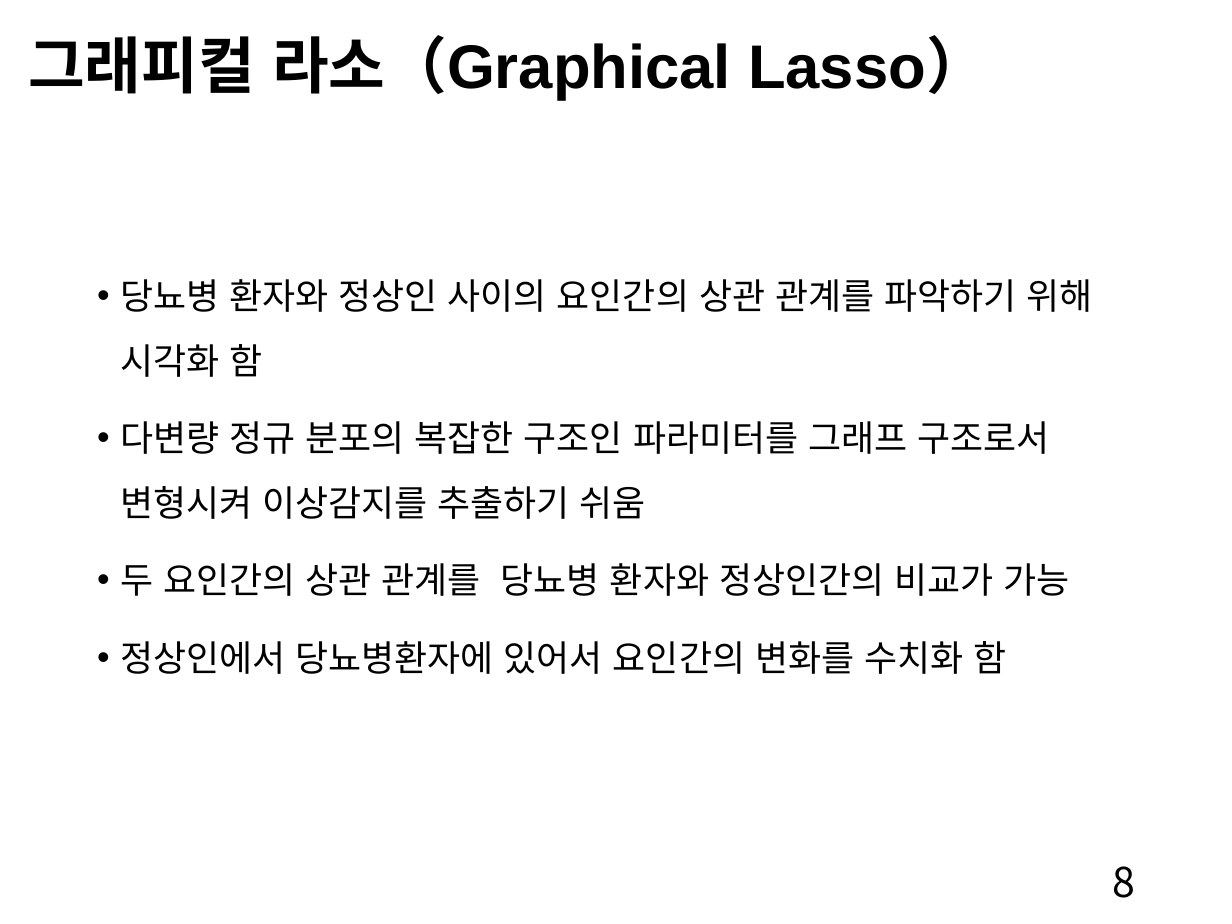
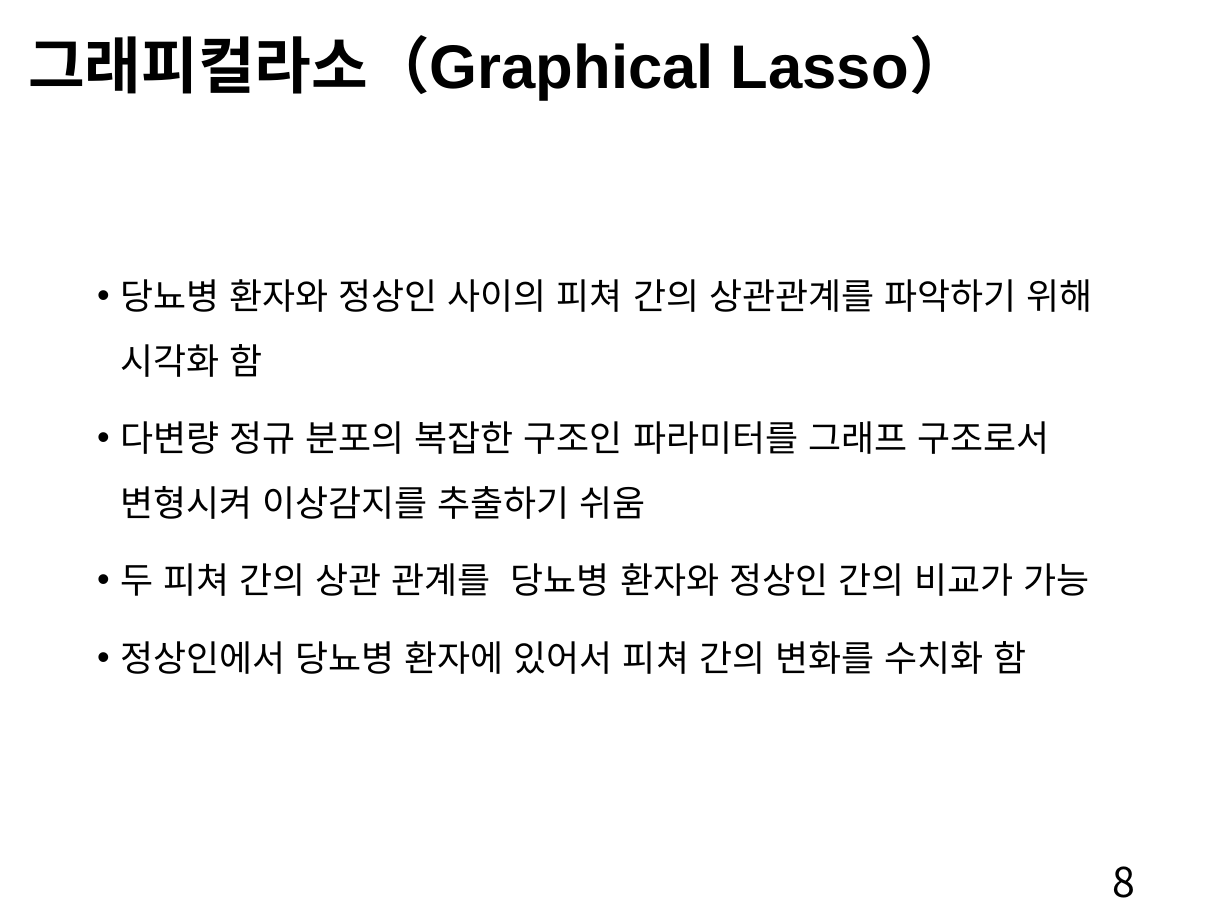
Before and after one commit to yeunkyung/projects, a slide deck: slide 8 of papers/Diabetes_Analysis_ppt_kor.pptx. Drawn at 1232x924 pixels with LibreOffice and Linux fonts; fonts in the diff are those of the drawing. Boxes give left, top, right and bottom in pixels: in the first picture for what was removed or moved away, otherwise in the second. Text is boxed around its words. In the diff, an @@ line names an element or a change of style, - is before the commit and + after.

```diff
--- a/papers/Diabetes_Analysis_ppt_kor.pptx
+++ b/papers/Diabetes_Analysis_ppt_kor.pptx
@@ title at <box>28,35,971,101</box>: spaces changed @@
-그래피컬 라소（Graphical Lasso）
+그래피컬라소（Graphical Lasso）
@@ text at <box>120,279,1093,377</box>: text changed @@
-• 당뇨병 환자와 정상인 사이의 요인간의 상관 관계를 파악하기 위해 시각화 함
+• 당뇨병 환자와 정상인 사이의 피쳐 간의 상관관계를 파악하기 위해 시각화 함
@@ text at <box>120,563,1090,674</box>: text changed @@
-• 두 요인간의 상관 관계를 당뇨병 환자와 정상인간의 비교가 가능
-• 정상인에서 당뇨병환자에 있어서 요인간의 변화를 수치화 함
+• 두 피쳐 간의 상관 관계를 당뇨병 환자와 정상인 간의 비교가 가능
+• 정상인에서 당뇨병 환자에 있어서 피쳐 간의 변화를 수치화 함
```
Also in this commit, not shown: 13 other slides changed, 1 other file.
